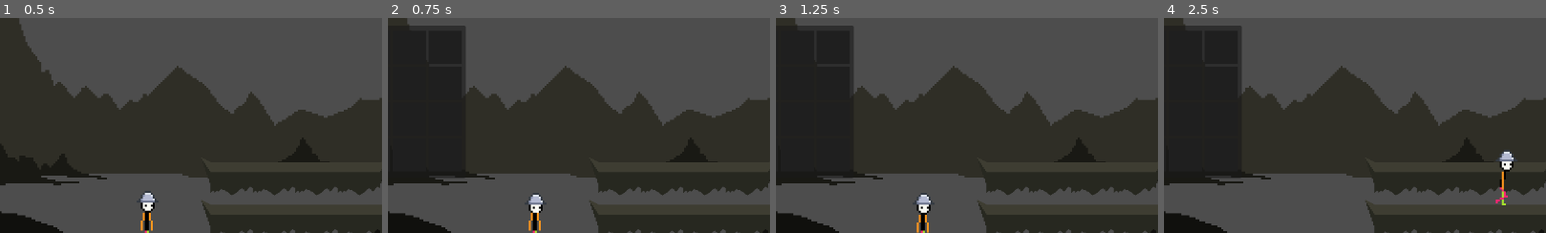
Above: before the commit, frames 1-4 (left to right).
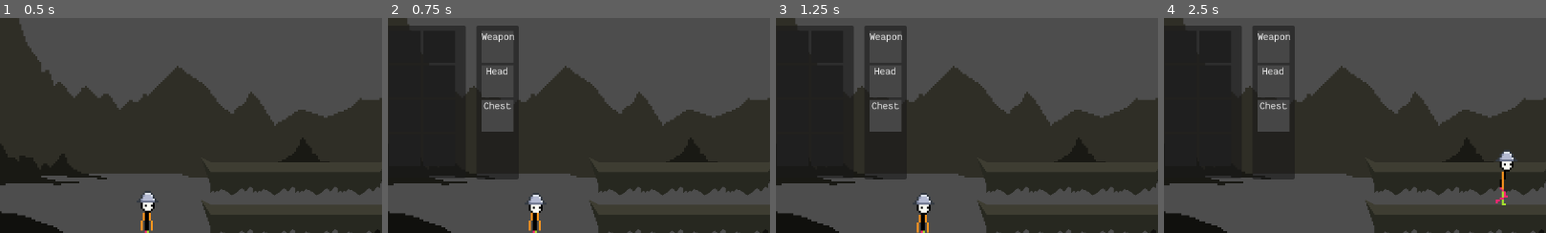
Above: after the commit, the same moments.

Repository: astrimbu/game-test
Game: Godot game, scene res://scenes/World.tscn
The game is run twice, just before and just after one commit, with the same random seed, the same clock (stepped at 60 frames per second) and the same inputs.
Inputs (mouse positions are % of the whole screen's width and height, from its top left):
- Up to frame 1 (0.5 s): no input
- Up to frame 2 (0.75 s): click "I" at 0.5 s
- Up to frame 3 (1.25 s): no input
- Up to frame 4 (2.5 s): move the mouse to (28, 25) at 1.27 s; hold Space (shoot) 1.28-2.03 s; hold Right (ui_right) from 1.28 s (still down); click (28, 25) at 1.42 s; tap Up (ui_up) at 1.52, 2.27 s; move the mouse to (30, 55) at 2.02 s; tap Space (shoot) at 2.1 s; click (30, 55) at 2.17 s
The pictures show only the part of the screen within x 39-89%, y 18-68%; the shares and areas given below are measured in that part.

Frame 1 is identical in both runs. In frame 2, 2.8% of the frame differs, in the area x 23-35%, y 3-76%; in frame 3, 2.8%; in frame 4, 2.8%.

Commit message:
Add equipment UI

Diff:
--- /dev/null
+++ b/scenes/ui/EquipmentSlotUI.tscn
@@ -0,0 +1,29 @@
+[gd_scene load_steps=3 format=3 uid="uid://dj2fctcnrcn85"]
+
+[ext_resource type="Script" path="res://scripts/ui/equipment_slot_ui.gd" id="1_ynkx2"]
+
+[sub_resource type="StyleBoxFlat" id="StyleBoxFlat_it480"]
+bg_color = Color(0.275974, 0.275974, 0.275974, 1)
+
+[node name="EquipmentSlotUi" type="Panel"]
+custom_minimum_size = Vector2(48, 48)
+theme_override_styles/panel = SubResource("StyleBoxFlat_it480")
+script = ExtResource("1_ynkx2")
+
+[node name="ItemIcon" type="TextureRect" parent="."]
+layout_mode = 1
+anchors_preset = 15
+anchor_right = 1.0
+anchor_bottom = 1.0
+grow_horizontal = 2
+grow_vertical = 2
+expand_mode = 3
+stretch_mode = 5
+
+[node name="SlotLabel" type="Label" parent="."]
+custom_minimum_size = Vector2(48, 0)
+layout_mode = 0
+offset_right = 40.0
+offset_bottom = 18.0
+theme_override_colors/font_color = Color(0.912289, 0.912289, 0.912289, 1)
+horizontal_alignment = 1
--- /dev/null
+++ b/scenes/ui/EquipmentUI.tscn
@@ -0,0 +1,22 @@
+[gd_scene load_steps=3 format=3 uid="uid://cflaufetx61gm"]
+
+[ext_resource type="Script" path="res://scripts/ui/equipment_ui.gd" id="1_7kajy"]
+[ext_resource type="PackedScene" uid="uid://dj2fctcnrcn85" path="res://scenes/ui/EquipmentSlotUI.tscn" id="2_ndd5j"]
+
+[node name="EquipmentUi" type="Control"]
+layout_mode = 3
+anchors_preset = 0
+script = ExtResource("1_7kajy")
+slot_scene = ExtResource("2_ndd5j")
+
+[node name="Background" type="Panel" parent="."]
+layout_mode = 0
+offset_right = 64.0
+offset_bottom = 232.0
+
+[node name="Slots" type="GridContainer" parent="."]
+layout_mode = 0
+offset_left = 8.0
+offset_top = 8.0
+offset_right = 56.0
+offset_bottom = 224.0
--- a/scenes/ui/InventorySlotUI.tscn
+++ b/scenes/ui/InventorySlotUI.tscn
@@ -6,7 +6,7 @@
 bg_color = Color(0.122252, 0.122252, 0.122252, 1)
 
 [node name="InventorySlotUI" type="Panel"]
-custom_minimum_size = Vector2(50, 50)
+custom_minimum_size = Vector2(48, 48)
 theme_override_styles/panel = SubResource("StyleBoxFlat_j6nj2")
 script = ExtResource("1_xpirq")
 
@@ -24,7 +24,7 @@
 layout_mode = 0
 offset_left = 32.0
 offset_top = 32.0
-offset_right = 50.0
+offset_right = 48.0
 offset_bottom = 50.0
 theme_override_colors/font_color = Color(1, 1, 1, 1)
 theme_override_colors/font_shadow_color = Color(0, 0, 0, 1)
--- a/scenes/ui/UI.tscn
+++ b/scenes/ui/UI.tscn
@@ -1,8 +1,9 @@
-[gd_scene load_steps=4 format=3 uid="uid://ctnspd1ddsbph"]
+[gd_scene load_steps=5 format=3 uid="uid://ctnspd1ddsbph"]
 
 [ext_resource type="PackedScene" uid="uid://ckb71rvixf3ol" path="res://scenes/ui/ResourcesUI.tscn" id="1_i6yt8"]
 [ext_resource type="Script" path="res://scripts/ui/ui.gd" id="1_reuxq"]
 [ext_resource type="PackedScene" uid="uid://cxwfkmvcel505" path="res://scenes/ui/InventoryUI.tscn" id="2_vn64w"]
+[ext_resource type="PackedScene" uid="uid://cflaufetx61gm" path="res://scenes/ui/EquipmentUI.tscn" id="4_10lru"]
 
 [node name="UI" type="Control"]
 layout_mode = 3
@@ -37,3 +38,9 @@
 offset_bottom = 632.0
 theme_override_font_sizes/font_size = 45
 text = "I"
+
+[node name="EquipmentUI" parent="." instance=ExtResource("4_10lru")]
+offset_left = 584.0
+offset_top = 128.0
+offset_right = 584.0
+offset_bottom = 128.0
--- a/scripts/autoload/event_bus.gd
+++ b/scripts/autoload/event_bus.gd
@@ -71,6 +71,7 @@
 	SaveManager.save_game()
 
 func publish_equipment_changed(slot: String, item: ItemData) -> void:
+	print("EventBus: Equipment changed - Slot:", slot, " Item:", item.name if item else "none")
 	equipment_changed.emit(slot, item)
 	SaveManager.save_game()
 
--- a/scripts/resources/player_data.gd
+++ b/scripts/resources/player_data.gd
@@ -8,14 +8,17 @@
 
 # Inventory will be expanded later, for now just a placeholder
 @export var inventory_size: int = 20
-@export var inventory: Array[InventorySlot]
-@export var equipment: Dictionary = {}  # slot_name: ItemData
+@export var inventory: Array[InventorySlot] = []
+@export var equipment: Dictionary = {}  # Slot name -> ItemData
 
 func _init():
-	# Initialize empty inventory slots
-	inventory.clear()
+	# Initialize inventory slots
 	for i in range(inventory_size):
 		inventory.append(InventorySlot.new())
+
+	# Initialize empty equipment slots
+	for slot in ["weapon", "head", "chest"]:
+		equipment[slot] = null
 
 func add_item(item: ItemData, amount: int = 1) -> int:
 	var remaining = amount
@@ -98,22 +101,17 @@
 	xp = data.get("xp", 0)
 	coins = data.get("coins", 0)
 
-	# Clear and reinitialize inventory
-	inventory.clear()
-	for i in range(inventory_size):
-		inventory.append(InventorySlot.new())
+	# Load inventory
+	var inventory_data = data.get("inventory", [])
+	for i in range(min(inventory_data.size(), inventory.size())):
+		if inventory_data[i]:
+			inventory[i].from_dict(inventory_data[i])
 
-	# Load saved inventory data if it exists
-	var saved_inventory = data.get("inventory", [])
-	for i in range(min(saved_inventory.size(), inventory.size())):
-		if saved_inventory[i]:  # If slot has data
-			# Convert the saved data to a dictionary if it isn't already
-			var slot_data = saved_inventory[i]
-			if not slot_data is Dictionary:
-				slot_data = {
-					"item": slot_data.item if slot_data.get("item") else "",
-					"amount": slot_data.amount if slot_data.get("amount") else 0
-				}
-			inventory[i].from_dict(slot_data)
-
-	equipment = data.get("equipment", {})
+	# Load equipment
+	var equipment_data = data.get("equipment", {})
+	for slot_name in equipment_data:
+		var item_path = equipment_data[slot_name]
+		if item_path and not item_path.is_empty():
+			equipment[slot_name] = load(item_path) as ItemData
+		else:
+			equipment[slot_name] = null
--- /dev/null
+++ b/scripts/ui/equipment_slot_ui.gd
@@ -0,0 +1,47 @@
+class_name EquipmentSlotUI
+extends Panel
+
+@onready var item_icon: TextureRect = $ItemIcon
+@onready var slot_label: Label = $SlotLabel
+
+var slot_type: String = ""  # "weapon", "head", etc.
+var current_item: ItemData = null
+
+func _ready() -> void:
+	# Connect to equipment change events
+	EventBus.equipment_changed.connect(_on_equipment_changed)
+
+func setup(type: String, label: String) -> void:
+	slot_type = type
+	slot_label.text = label
+	# Check if there's already an item equipped
+	var equipped_item = GameState.player_data.equipment.get(slot_type)
+	if equipped_item:
+		update_slot(equipped_item)
+
+func update_slot(item: ItemData = null) -> void:
+	current_item = item
+	if item:
+		item_icon.texture = item.icon
+		item_icon.visible = true
+	else:
+		item_icon.texture = null
+		item_icon.visible = false
+
+func _on_equipment_changed(slot: String, item: ItemData) -> void:
+	if slot == slot_type:
+		update_slot(item)
+
+func _gui_input(event: InputEvent) -> void:
+	if event is InputEventMouseButton and event.pressed:
+		if event.button_index == MOUSE_BUTTON_RIGHT:
+			unequip_item()
+
+func unequip_item() -> void:
+	if current_item:
+		var removed_item = GameState.player_data.unequip_item(slot_type)
+		if removed_item:
+			# Try to add to inventory
+			var remaining = GameState.player_data.add_item(removed_item)
+			if remaining == 0:
+				EventBus.publish_equipment_changed(slot_type, null)
--- /dev/null
+++ b/scripts/ui/equipment_ui.gd
@@ -0,0 +1,32 @@
+extends Control
+
+@export var slot_scene: PackedScene
+@onready var grid_container: GridContainer = $Slots
+
+var slots: Dictionary = {}
+var EQUIPMENT_SLOTS = {
+	"weapon": "Weapon",
+	"head": "Head",
+	"chest": "Chest",
+	# Add more slots as needed
+}
+
+func _ready() -> void:
+	# Create equipment slots
+	for slot_id in EQUIPMENT_SLOTS:
+		var slot = slot_scene.instantiate() as EquipmentSlotUI
+		grid_container.add_child(slot)
+		slot.setup(slot_id, EQUIPMENT_SLOTS[slot_id])
+		slots[slot_id] = slot
+
+	# Hide by default
+	visible = false
+
+func toggle_visibility() -> void:
+	visible = !visible
+
+func _input(event: InputEvent) -> void:
+	if event.is_action_pressed("toggle_inventory"):
+		toggle_visibility()
+	elif event.is_action_pressed("ui_cancel") and visible:
+		hide()
--- a/scripts/ui/inventory_slot_ui.gd
+++ b/scripts/ui/inventory_slot_ui.gd
@@ -42,6 +42,8 @@
 		if slot_data.item.type == ItemData.ItemType.EQUIPMENT:
 			print("Attempting to equip item")
 			var previous_item = GameState.player_data.equip_item(slot_data.item)
+			# Publish equipment change event
+			EventBus.publish_equipment_changed(slot_data.item.equip_slot, slot_data.item)
 			if previous_item:
 				print("Swapped with previously equipped item:", previous_item.name)
 				slot_data.item = previous_item
--- a/scripts/ui/inventory_ui.gd
+++ b/scripts/ui/inventory_ui.gd
@@ -26,7 +26,7 @@
 
 func _input(event: InputEvent) -> void:
 	if event.is_action_pressed("toggle_inventory"):
-		toggle_inventory()
+		toggle_visibility()
 	elif event.is_action_pressed("ui_cancel") and visible:
 		hide()
 
@@ -49,5 +49,5 @@
 	for i in range(slots.size()):
 		slots[i].update_slot(GameState.player_data.inventory[i])
 
-func toggle_inventory() -> void:
+func toggle_visibility() -> void:
 	visible = !visible
--- a/scripts/ui/ui.gd
+++ b/scripts/ui/ui.gd
@@ -2,6 +2,7 @@
 
 @onready var resources_ui = $ResourcesUI
 @onready var inventory_ui = $InventoryUI
+@onready var equipment_ui = $EquipmentUI
 @onready var inventory_button = $InventoryButton
 
 # Called when the node enters the scene tree for the first time.
@@ -9,12 +10,17 @@
 	# Make sure UI can process while game is paused
 	process_mode = Node.PROCESS_MODE_ALWAYS
 	inventory_ui.visible = false
+	equipment_ui.visible = false
 
 	# Connect inventory button
 	inventory_button.pressed.connect(_on_inventory_button_pressed)
 
 func _on_inventory_button_pressed() -> void:
-	inventory_ui.toggle_inventory()
+	toggle_inventory()
+
+func toggle_inventory() -> void:
+	inventory_ui.toggle_visibility()
+	equipment_ui.toggle_visibility()
 
 # If you need to update both resources and inventory
 func refresh_ui() -> void:
